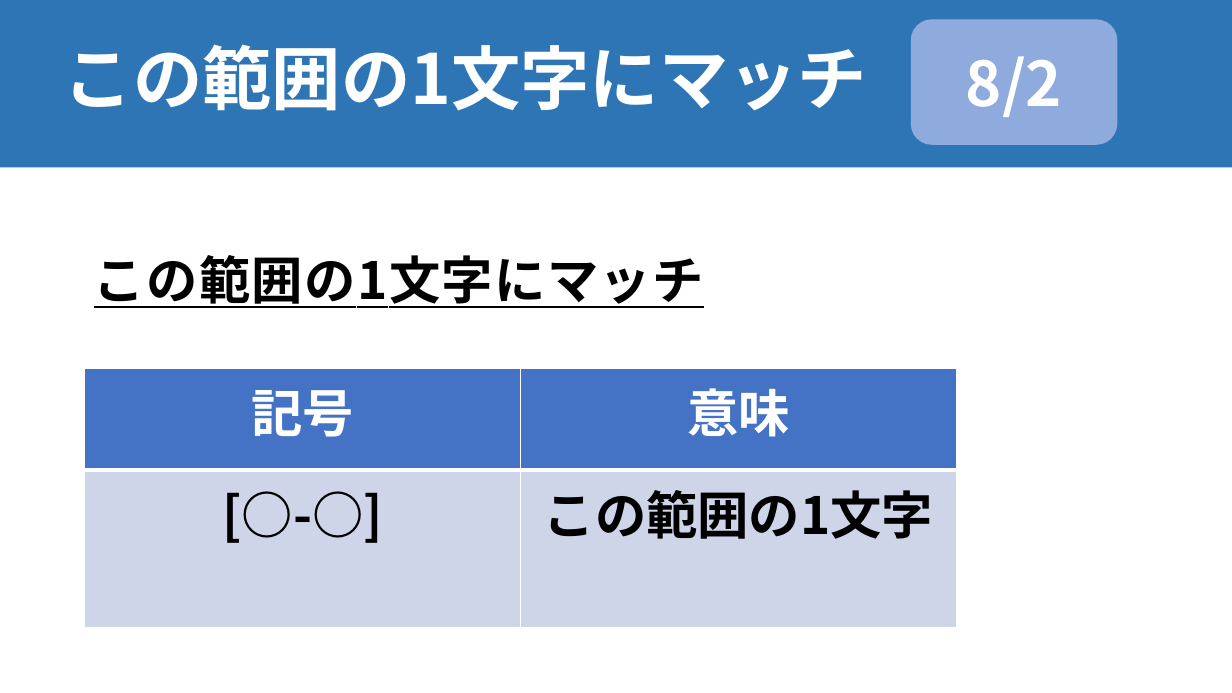
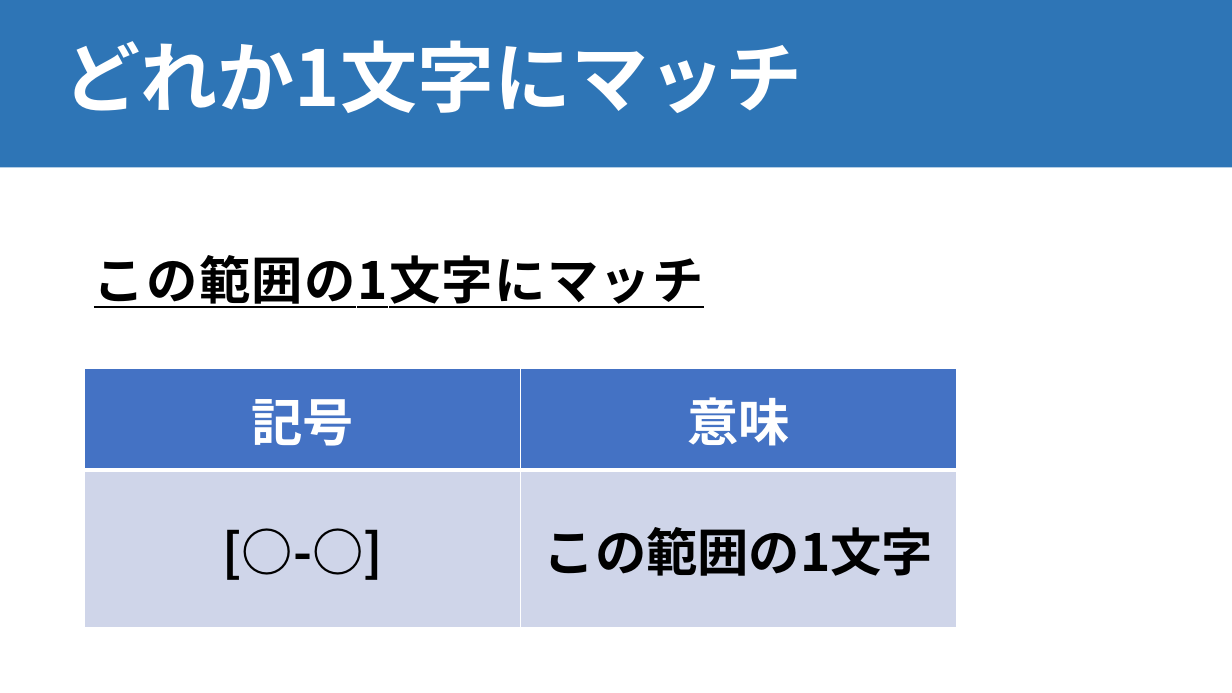
Before and after one commit to mugifusen/NLP100, a slide deck: slide 16 of chap03/正規表現.pptx. Drawn at 1232x693 pixels with LibreOffice and Linux fonts; fonts in the diff are those of the drawing. Boxes give left, top, right and bottom in pixels: in the first picture for what was removed or moved away, otherwise in the second. Text is boxed around its words. In the diff, an @@ line names an element or a change of style, - is before the commit and + after.

```diff
--- a/chap03/正規表現.pptx
+++ b/chap03/正規表現.pptx
@@ rounded rectangle removed at [911, 19, 1117, 145] @@
-8/2
@@ title at [64, 40, 802, 113]: text changed; size 54 to 60 pt @@
-この範囲の1文字にマッチ
+どれか1文字にマッチ
@@ table: place and size @@
-table at [85, 368, 958, 572]
+table at [85, 368, 958, 580]
```
Also in this commit, not shown: 33 other slides changed, 24 slides added, 8 slides removed, 1 other file.
